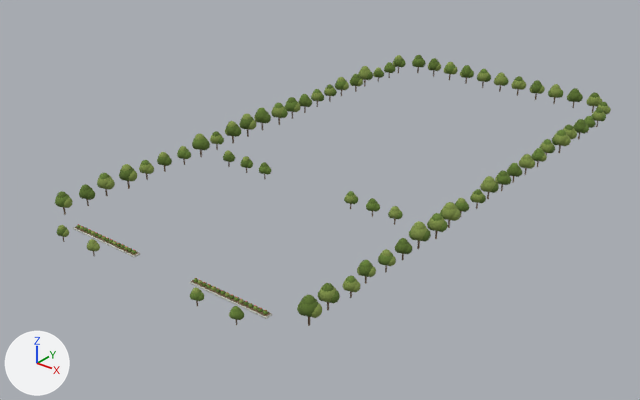
Two versions of the glTF model public/assets/models/trees.glb, one commit apart.
Camera for both pictures: a 50 mm lens placed at (120.0, -122.9, 89.4), pointed at (-5.1, 33.5, -7.5). The lights are fixed; the arrows at lower left show +X, +Y and +Z. The picture after the commit comes second. Where no turn or scale is listed for an object, it has been applied to the vertices.

Names of what the first picture shows: 'Tree crown.268', 'Tree crown.269', 'Tree crown.271', 'Tree trunk.067' and 2 more.
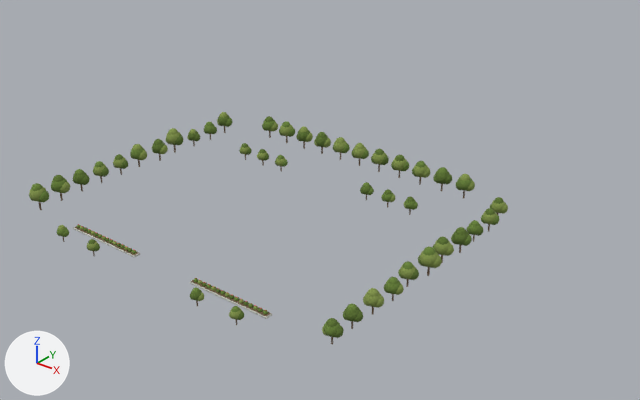
The newer file is also turned or shifted as a whole; pictures and numbers use the older file's frame.

Changed parts and their boxes [x1, y1, x2, y2] in the pictures (640 x 400 px):
'Tree crown.271', deleted
    before: [56, 55, 611, 319]
'Tree crown.269', deleted
    before: [57, 55, 607, 320]
'Tree crown.173', added
    after: [29, 112, 508, 336]
'Tree crown.174', added
    after: [53, 114, 504, 338]
'Tree crown.268', deleted
    before: [55, 58, 606, 320]
'Tree crown.172', added
    after: [29, 118, 499, 337]
'Tree trunk.067', deleted
    before: [63, 67, 598, 326]
'Tree trunk.043', added
    after: [39, 126, 499, 345]

Patch to the scene script:
```diff
--- a/public/assets/models/trees.glb.py
+++ b/public/assets/models/trees.glb.py
@@ me_icosphere_270 @@
+me_icosphere_270.from_pydata(...)  # 3150 vertices, 6000 faces; spans x -85.3..3.6, y -67.0..7.0, z -2.7..3.6
+me_icosphere_270.materials.append(mat_foliage_2)  # dark green #5d7630
@@ me_unit_cube_bark_001_1 @@
+me_unit_cube_bark_001_1.from_pydata(...)  # 360 vertices, 540 faces; spans x -67.7..17.7, y -56.1..15.2, z -1.1..2.2
+me_unit_cube_bark_001_1.materials.append(mat_bark)  # brown #735d45
@@ me_icosphere_269 @@
+me_icosphere_269.from_pydata(...)  # 2688 vertices, 5120 faces; spans x -1.8..87.4, y -37.0..36.9, z -4.8..1.7
+me_icosphere_269.materials.append(mat_foliage_1)  # green #84974b
@@ me_icosphere_268 @@
+me_icosphere_268.from_pydata(...)  # 2730 vertices, 5200 faces; spans x -19.1..70.3, y -57.0..17.0, z -2.1..4.2
+me_icosphere_268.materials.append(mat_foliage_0)  # green #698438
@@ ob_tree_trunk_067 @@
-ob_tree_trunk_067 = bpy.data.objects.new('Tree trunk.067', me_unit_cube_bark_001)
-ob_tree_trunk_067.location = (30.0, 116.0, 1.5)
@@ ob_tree_crown_268 @@
-ob_tree_crown_268 = bpy.data.objects.new('Tree crown.268', me_icosphere_364)
-ob_tree_crown_268.location = (-35.4, 87.8, 3.0)
@@ ob_tree_crown_269 @@
-ob_tree_crown_269 = bpy.data.objects.new('Tree crown.269', me_icosphere_365)
-ob_tree_crown_269.location = (34.7, 93.8, 3.0)
@@ ob_tree_crown_271 @@
-ob_tree_crown_271 = bpy.data.objects.new('Tree crown.271', me_icosphere_367)
-ob_tree_crown_271.location = (35.1, 28.0, 3.9)
@@ ob_tree_crown_174 @@
+ob_tree_crown_174 = bpy.data.objects.new('Tree crown.174', me_icosphere_270)
+ob_tree_crown_174.location = (40.6, 37.8, 2.8)
@@ ob_tree_trunk_043 @@
+ob_tree_trunk_043 = bpy.data.objects.new('Tree trunk.043', me_unit_cube_bark_001_1)
+ob_tree_trunk_043.location = (25.0, 28.0, 1.1)
@@ ob_tree_crown_173 @@
+ob_tree_crown_173 = bpy.data.objects.new('Tree crown.173', me_icosphere_269)
+ob_tree_crown_173.location = (-42.6, 7.9, 5.0)
@@ ob_tree_crown_172 @@
+ob_tree_crown_172 = bpy.data.objects.new('Tree crown.172', me_icosphere_268)
+ob_tree_crown_172.location = (-25.6, 27.8, 2.3)
```
